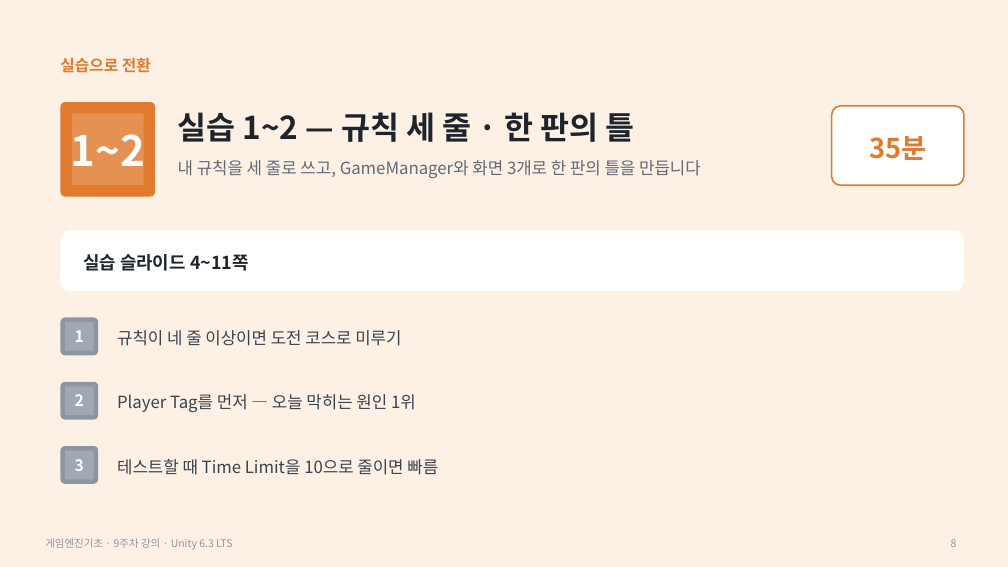
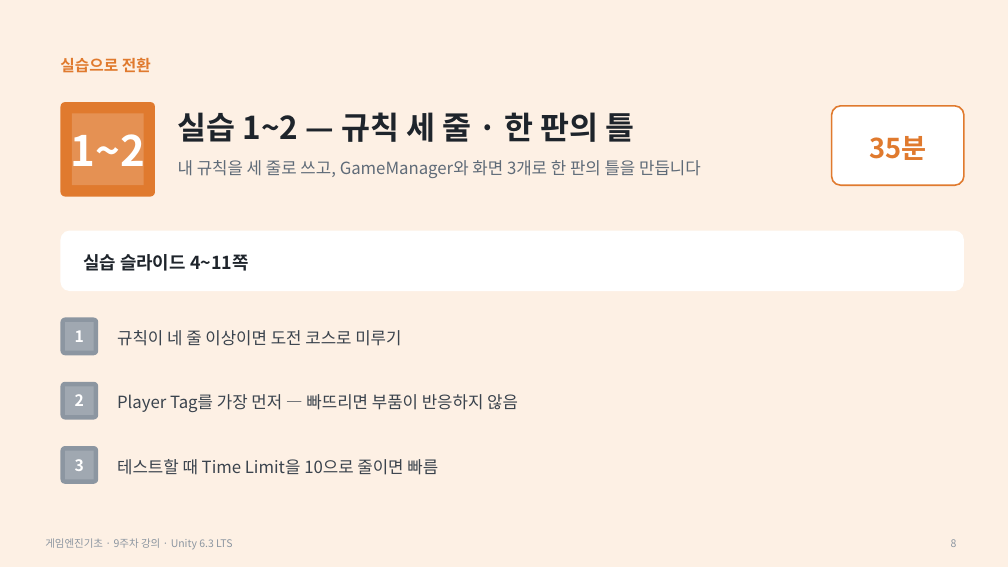
Before and after one commit to iplay-garden/game-engine-basics, a slide deck: slide 8 of 9주차/한국어/게임엔진기초_9주차_오프라인_강의슬라이드.pptx. Drawn at 1008x567 pixels with LibreOffice and Linux fonts; fonts in the diff are those of the drawing. Boxes give left, top, right and bottom in pixels: in the first picture for what was removed or moved away, otherwise in the second. Text is boxed around its words. In the diff, an @@ line names an element or a change of style, - is before the commit and + after.

```diff
--- a/9주차/한국어/게임엔진기초_9주차_오프라인_강의슬라이드.pptx
+++ b/9주차/한국어/게임엔진기초_9주차_오프라인_강의슬라이드.pptx
@@ text at (x1=117, y1=394, x2=518, y2=412): text changed @@
-Player Tag를 먼저 — 오늘 막히는 원인 1위
+Player Tag를 가장 먼저 — 빠뜨리면 부품이 반응하지 않음
```
Also in this commit, not shown: 4 other slides changed, 2 other files.
